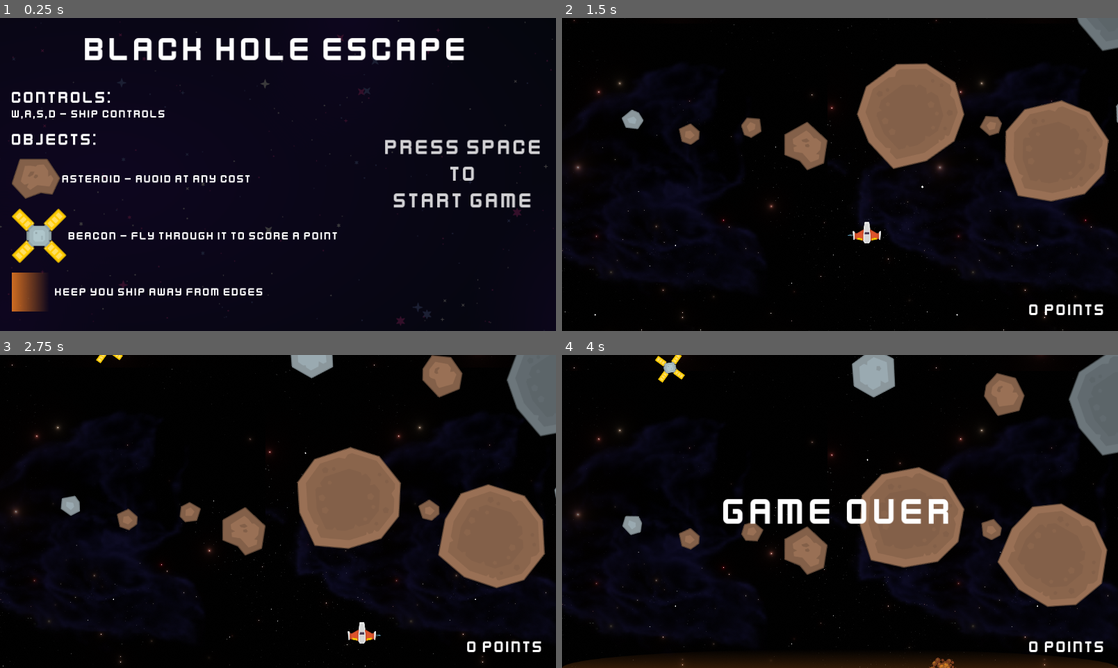
Above: before the commit, frames 1-4 (two rows, left to right).
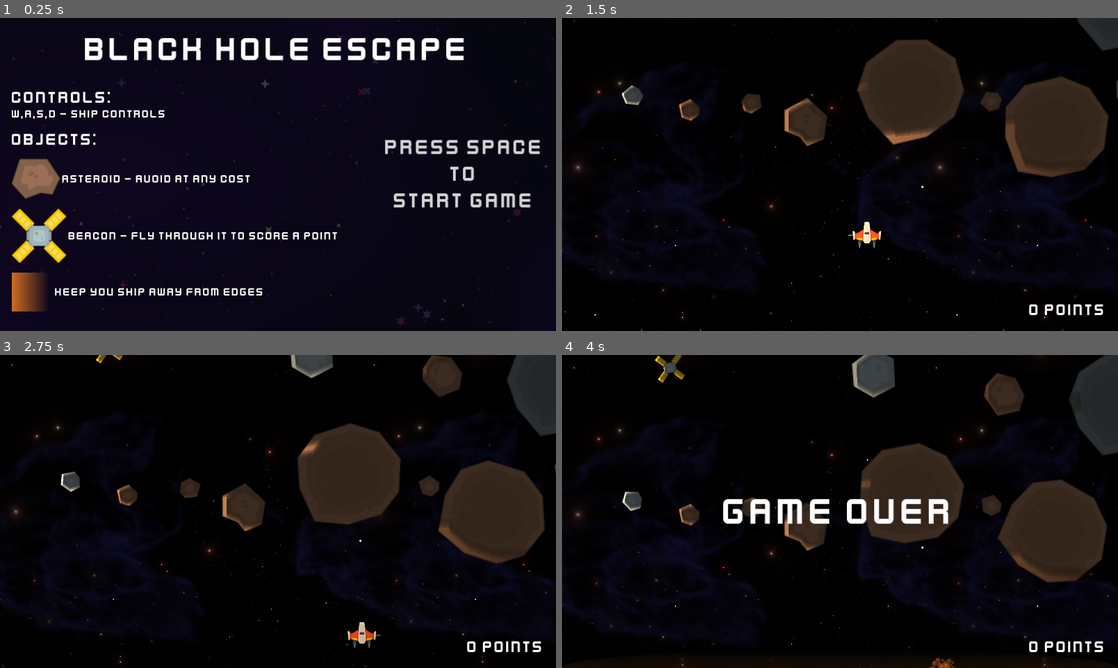
Above: after the commit, the same moments.

Repository: jstasiaczek/black_hole_escape
Game: Godot game, scene res://scenes/main/main.tscn
Two runs of this game, one before a commit and one after it. Both use one fixed random seed, a clock stepped at 60 frames per second and the inputs below.
Inputs:
- Up to frame 1 (0.25 s): no input
- Up to frame 2 (1.5 s): tap Space (action) at 0.5, 0.6, 1.35 s; hold D (right) from 0.53 s (still down); tap W (forward) at 0.77 s
- Up to frame 3 (2.75 s): tap W (forward) at 1.52 s; release D (right) at 2.03 s; hold A (left) from 2.03 s (still down); tap Space (action) at 2.1 s
- Up to frame 4 (4 s): release A (left) at 2.78 s; hold D (right) from 2.78 s (still down); tap Space (action) at 2.85, 3.6 s; tap W (forward) at 3.02, 3.77 s

The runs differ from the first frame. In frame 1, less than 0.1% of the frame differs, in the area x 6-7%, y 68-70%; in frame 2, 16%; in frame 3, 18%; in frame 4, 18%, in the area x 10-100%, y 0-100%.

Commit message:
added lights and shadows

Diff:
--- a/managers/asteroid_cache.gd
+++ b/managers/asteroid_cache.gd
@@ -13,9 +13,7 @@
 
 func _init():
 	var asteroid_files: Array[String] = _get_list()
-	print(asteroid_files)
 	_preload_asteroids(asteroid_files)
-
 
 func get_random_asteroid() -> AsteroidInfo:
 	var index: int = randi_range(0, _asteroids.size()-1)
@@ -23,7 +21,6 @@
 
 func _preload_asteroids(asteroid_files: Array[String]):
 	for asteroid_file_name in asteroid_files:
-		print(ASTEROID_PATH + asteroid_file_name)
 		var image = load(ASTEROID_PATH + asteroid_file_name)
 		var width = image.get_width()
 		var height = image.get_height()
@@ -43,22 +40,9 @@
 func _get_list() -> Array[String]:
 	var list: Array[String] = []
 
-	for i in range(1, 9):
+	for i in range(1, GameManager.ASTEROID_TYPE_COUNT+1):
 		list.append("asteroid_" + str(i) + ".png")
 	return list
-
-func _get_asteroid_list() -> Array[String]:
-	var asteroids: Array[String] = []
-	var dir := DirAccess.open(ASTEROID_PATH)
-	if dir == null:
-		return asteroids
-	dir.list_dir_begin()
-	var file_name = dir.get_next()
-	while file_name != "":
-		if not dir.current_is_dir() and file_name.find('.import') == -1:
-			asteroids.append(file_name)
-		file_name = dir.get_next()
-	return asteroids
 
 func _create_collision_shape(image: Texture) -> Array[PackedVector2Array]:
 	var map = BitMap.new()
--- a/managers/game_manager.gd
+++ b/managers/game_manager.gd
@@ -6,8 +6,12 @@
 const SHIP_BASE_SECONDARY_SPEED: float = 80
 const ASTEROID_COUNT_MIN: int = 4
 const ASTEROID_COUNT_MAX: int = 7
+const ASTEROID_TYPE_COUNT: int = 8
 const BEACON_SCORE_VALUE: int = 1
+const BEACON_WIDTH = 114
 const GRAVITY: float = 80
+
+const SPAWNER_TYPE: int = 1
 
 var mainScene = preload("res://scenes/main/main.tscn")
 var gameScene = preload("res://scenes/game/game.tscn")
--- a/project.godot
+++ b/project.godot
@@ -18,8 +18,8 @@
 [autoload]
 
 SignalManager="*res://managers/signal_manager.gd"
+GameManager="*res://managers/game_manager.gd"
 AsteroidCache="*res://managers/asteroid_cache.gd"
-GameManager="*res://managers/game_manager.gd"
 ScoreManager="*res://managers/score_manager.gd"
 
 [display]
--- a/scenes/asteroids/asteroid.gd
+++ b/scenes/asteroids/asteroid.gd
@@ -1,6 +1,7 @@
 extends Area2D
 
 @onready var sprite_2d = $Sprite2D
+@onready var shadow_container = $shadowContainer
 
 @export var height = 0
 @export var width = 0
@@ -20,6 +21,7 @@
 	sprite_2d.texture = image
 	init_rotation()
 	create_collision_shape()
+	create_light_shape()
 
 	SignalManager.on_ship_destroyed.connect(on_ship_destroyed)
 
@@ -31,6 +33,17 @@
 
 func on_ship_destroyed():
 	set_process(false)
+
+func create_light_shape():
+	for poly in asteroid_info.polygons:
+		var shadow = LightOccluder2D.new()
+		var shadow_polygon = OccluderPolygon2D.new()
+		shadow_polygon.polygon = poly
+		shadow.occluder = shadow_polygon
+		shadow.position -= Vector2(width / 2.0, height/ 2.0)
+		shadow_container.add_child(shadow)
+
+
 
 func create_collision_shape():
 	for poly in asteroid_info.polygons:
--- a/scenes/asteroids/asteroid.tscn
+++ b/scenes/asteroids/asteroid.tscn
@@ -7,4 +7,7 @@
 
 [node name="Sprite2D" type="Sprite2D" parent="."]
 
+[node name="shadowContainer" type="Node2D" parent="."]
+scale = Vector2(0.8, 0.8)
+
 [connection signal="body_entered" from="." to="." method="_on_body_entered"]
--- a/scenes/beacon/beacon.gd
+++ b/scenes/beacon/beacon.gd
@@ -31,7 +31,7 @@
 		already_scored = true
 		on_body_entered_ship(body)
 
-func on_body_entered_ship(body):
+func on_body_entered_ship(_body):
 	ScoreManager.increas_score(GameManager.BEACON_SCORE_VALUE)
 	audio_stream_player.play()
 	sprite_2d.visible = false
--- a/scenes/beacon/beacon.tscn
+++ b/scenes/beacon/beacon.tscn
@@ -1,9 +1,32 @@
-[gd_scene load_steps=37 format=3 uid="uid://c6xps1q4ha4lu"]
+[gd_scene load_steps=42 format=3 uid="uid://c6xps1q4ha4lu"]
 
 [ext_resource type="Script" path="res://scenes/beacon/beacon.gd" id="1_u1dab"]
 [ext_resource type="Texture2D" uid="uid://bj372vctmyivv" path="res://assets/beacon/spaceStation_019.png" id="1_u1iu8"]
 [ext_resource type="Texture2D" uid="uid://c6cq4ckdx1fs2" path="res://assets/beacon/Firework.png" id="3_orb1y"]
 [ext_resource type="AudioStream" uid="uid://c3f4lhghoviiw" path="res://assets/sounds/sfx_zap.ogg" id="4_l37cb"]
+[ext_resource type="Texture2D" uid="uid://cbjxi7hfdfvn" path="res://assets/beacon/light.png" id="5_alnbx"]
+
+[sub_resource type="AtlasTexture" id="AtlasTexture_0rj0s"]
+atlas = ExtResource("1_u1iu8")
+region = Rect2(0, 0, 114, 114)
+
+[sub_resource type="AtlasTexture" id="AtlasTexture_u0nwq"]
+atlas = ExtResource("1_u1iu8")
+region = Rect2(114, 0, 114, 114)
+
+[sub_resource type="SpriteFrames" id="SpriteFrames_yjgaq"]
+animations = [{
+"frames": [{
+"duration": 1.0,
+"texture": SubResource("AtlasTexture_0rj0s")
+}, {
+"duration": 1.0,
+"texture": SubResource("AtlasTexture_u0nwq")
+}],
+"loop": true,
+"name": &"default",
+"speed": 1.0
+}]
 
 [sub_resource type="CircleShape2D" id="CircleShape2D_rswel"]
 radius = 16.0
@@ -226,12 +249,17 @@
 "speed": 40.0
 }]
 
+[sub_resource type="OccluderPolygon2D" id="OccluderPolygon2D_qmthm"]
+polygon = PackedVector2Array(-26, -20, -11, -5, -11, 4, -11, 6, -26, 20, -20, 26, -4, 9, 6, 9, 7, 12, 20, 26, 26, 20, 11, 6, 11, -7, 13, -7, 26, -20, 20, -26, 4, -9, -5, -9, -8, -13, -20, -25, -27, -20)
+
 [node name="Beacon" type="Area2D"]
 script = ExtResource("1_u1dab")
 
-[node name="Sprite2D" type="Sprite2D" parent="."]
+[node name="Sprite2D" type="AnimatedSprite2D" parent="."]
 scale = Vector2(0.5, 0.5)
-texture = ExtResource("1_u1iu8")
+sprite_frames = SubResource("SpriteFrames_yjgaq")
+autoplay = "default"
+frame_progress = 0.0604762
 
 [node name="CollisionShape2D" type="CollisionShape2D" parent="."]
 shape = SubResource("CircleShape2D_rswel")
@@ -246,5 +274,13 @@
 [node name="AudioStreamPlayer" type="AudioStreamPlayer" parent="."]
 stream = ExtResource("4_l37cb")
 
+[node name="LightOccluder2D" type="LightOccluder2D" parent="."]
+occluder = SubResource("OccluderPolygon2D_qmthm")
+
+[node name="PointLight2D" type="PointLight2D" parent="."]
+texture = ExtResource("5_alnbx")
+offset = Vector2(-2.5, -2.5)
+texture_scale = 0.5
+
 [connection signal="body_entered" from="." to="." method="_on_body_entered"]
 [connection signal="animation_finished" from="AnimatedSprite2D" to="." method="_on_animated_sprite_2d_animation_finished"]
--- a/scenes/game/game.gd
+++ b/scenes/game/game.gd
@@ -18,8 +18,8 @@
 	var x_max = spawn_max.position.x
 	width = x_max - x_min
 
-	spawn_asteroids()
-	spawn_asteroids(300)
+	spawn_asteroid_selector()
+	spawn_asteroid_selector(250)
 
 	SignalManager.on_ship_destroyed.connect(on_ship_destroyed)
 
@@ -37,15 +37,48 @@
 func getAsteroidOrBeacon():
 	var asteroid: Node2D
 	var radius: float
-	if randi_range(0, 100) > 80 and beacon_spawned == false:
+	if randi_range(0, 100) > 90 and beacon_spawned == false:
 		beacon_spawned = true
 		asteroid = beaconScene.instantiate()
-		radius = 114
+		radius = GameManager.BEACON_WIDTH / 2.0
 	else:
 		asteroid =asteroidScene.instantiate()
 		radius = getAsteroidRadius(asteroid)
 
 	return [asteroid, radius]
+
+func spawn_friend_asteroid(radius: float, asteroid: Node2D):
+	if radius < 30 and randi_range(0, 100) > 80:
+		return
+	var clone = asteroid.duplicate()
+	clone.position.y -= 50
+	asteroid_container.add_child(clone)
+
+func spawn_asteroid_selector(offset: int = 0):
+	if GameManager.SPAWNER_TYPE == 1:
+		spawn_asteroids(offset)
+	elif GameManager.SPAWNER_TYPE == 2:
+		spawn_asteroids2(offset)
+
+
+func spawn_asteroids2(offset: int = 0):
+	var last_free: float = -100
+	beacon_spawned = false
+	var is_space_left: bool = true
+	var i: int = 0
+	while is_space_left:
+		var result = getAsteroidOrBeacon()
+		var asteroid: Node2D = result[0]
+		var radius: float = result[1]
+		asteroid.position = Vector2(
+			last_free + radius + randf_range(50, 80.0),
+			-150+ offset + randf_range(-50.0, 50.0)
+			)
+		last_free = asteroid.position.x + radius
+		asteroid_container.add_child(asteroid)
+		if (asteroid.position.x + radius) >= width:
+			is_space_left = false
+		i += 1
 
 func spawn_asteroids(offset: int = 0):
 	var count: int = randi_range(GameManager.ASTEROID_COUNT_MIN, GameManager.ASTEROID_COUNT_MAX+1)
@@ -66,7 +99,7 @@
 			prev_radius = radius
 
 func _on_timer_timeout():
-	spawn_asteroids()
+	spawn_asteroid_selector()
 
 func _on_game_over_timer_timeout():
 	GameManager.load_game_over_scene()
--- a/scenes/game/game.tscn
+++ b/scenes/game/game.tscn
@@ -6,6 +6,15 @@
 [ext_resource type="PackedScene" uid="uid://d4ag1lmefwxg1" path="res://scenes/barrier/barrier.tscn" id="4_dbfj6"]
 [ext_resource type="PackedScene" uid="uid://b7g7uc0lioeqa" path="res://scenes/danger_zone/danger_zone.tscn" id="4_vyy1c"]
 [ext_resource type="PackedScene" uid="uid://bdqt0jtv8gjil" path="res://scenes/hud/hud.tscn" id="6_vypjj"]
+
+[sub_resource type="Gradient" id="Gradient_q1qvg"]
+offsets = PackedFloat32Array(0, 0.714286, 1)
+colors = PackedColorArray(1, 1, 1, 1, 0.0454546, 0.0454546, 0.0454546, 1, 0, 0, 0, 1)
+
+[sub_resource type="GradientTexture2D" id="GradientTexture2D_oyyta"]
+gradient = SubResource("Gradient_q1qvg")
+fill = 1
+fill_from = Vector2(0.5, 0.5)
 
 [node name="Game" type="Node2D"]
 script = ExtResource("1_56vci")
@@ -50,17 +59,21 @@
 scale = Vector2(0.02, 34)
 
 [node name="dangerZone" parent="Walls" instance=ExtResource("4_vyy1c")]
+z_index = 2
 
 [node name="dangerZone2" parent="Walls" instance=ExtResource("4_vyy1c")]
+z_index = 2
 position = Vector2(1152, 648)
 rotation = -3.14159
 
 [node name="dangerZoneWall" parent="Walls" instance=ExtResource("4_vyy1c")]
+z_index = 2
 position = Vector2(-1.81899e-12, 647)
 rotation = -1.5708
 scale = Vector2(0.561, 1)
 
 [node name="dangerZoneWall2" parent="Walls" instance=ExtResource("4_vyy1c")]
+z_index = 2
 position = Vector2(1152, 0)
 rotation = 1.5708
 scale = Vector2(0.561, 1)
@@ -72,8 +85,25 @@
 size_flags_vertical = 8
 
 [node name="gameOverTimer" type="Timer" parent="."]
-wait_time = 2.0
+wait_time = 2.1
 one_shot = true
+
+[node name="CanvasModulate" type="CanvasModulate" parent="."]
+z_index = 1
+color = Color(0.505882, 0.505882, 0.505882, 1)
+
+[node name="Sun" type="PointLight2D" parent="."]
+position = Vector2(-365, 380)
+color = Color(1, 0.890196, 0.741176, 1)
+energy = 3.0
+blend_mode = 2
+range_z_max = 1
+shadow_enabled = true
+shadow_color = Color(0, 0, 0, 0.235294)
+shadow_filter = 1
+texture = SubResource("GradientTexture2D_oyyta")
+texture_scale = 50.0
+height = 50.0
 
 [connection signal="timeout" from="Timer" to="." method="_on_timer_timeout"]
 [connection signal="timeout" from="gameOverTimer" to="." method="_on_game_over_timer_timeout"]
--- a/scenes/game_over/game_over.gd
+++ b/scenes/game_over/game_over.gd
@@ -7,6 +7,6 @@
 	points.text = str(ScoreManager.get_score())+" points"
 	high_points.text = "High Score\n"+str(ScoreManager.get_score())+" points"
 
-func _process(delta):
+func _process(_delta):
 	if Input.is_action_just_pressed("action"):
 		GameManager.load_game_scene()
--- a/scenes/main/main.gd
+++ b/scenes/main/main.gd
@@ -1,5 +1,5 @@
 extends Control
 
-func _process(delta):
+func _process(_delta):
 	if Input.is_action_just_pressed("action"):
 		GameManager.load_game_scene()
--- a/scenes/main/main.tscn
+++ b/scenes/main/main.tscn
@@ -97,7 +97,7 @@
 
 [img]res://assets/meteors/asteroid_1.png[/img] [font_size=24]Asteroid - avoid at any cost[/font_size]
 
-[img]res://assets/beacon/spaceStation_019.png[/img] [font_size=24]Beacon - fly through it to score a point[/font_size]
+[img]res://assets/beacon/spaceStation_019_main.png[/img] [font_size=24]Beacon - fly through it to score a point[/font_size]
 
 [img height=80]res://assets/danger/danger_zone.png[/img] [font_size=24] Keep you ship away from edges[/font_size]
 [/font]"
--- a/scenes/ship/ship.gd
+++ b/scenes/ship/ship.gd
@@ -8,6 +8,8 @@
 @onready var destroy = $destroy
 @onready var thruster_audio = $ThrusterAudio
 @onready var boom_player = $BoomPlayer
+@onready var engine_1 = $engine1
+@onready var engine_2 = $engine2
 
 var died: bool = false
 var button_pressed_count: int = 0
@@ -67,5 +69,7 @@
 	died = true
 	set_physics_process(false)
 	reset_thrusters()
+	engine_1.hide()
+	engine_2.hide()
 	thruster_audio.stop()
 	destroy.play("default")
--- a/scenes/ship/ship.tscn
+++ b/scenes/ship/ship.tscn
@@ -117,6 +117,15 @@
 "speed": 5.0
 }]
 
+[sub_resource type="Gradient" id="Gradient_hpyqp"]
+offsets = PackedFloat32Array(0, 0.707792)
+colors = PackedColorArray(1, 1, 1, 1, 0, 0, 0, 1)
+
+[sub_resource type="GradientTexture2D" id="GradientTexture2D_drav0"]
+gradient = SubResource("Gradient_hpyqp")
+fill = 1
+fill_from = Vector2(0.5, 0.486239)
+
 [node name="Ship" type="CharacterBody2D" groups=["ship"]]
 scale = Vector2(0.6, 0.6)
 script = ExtResource("1_u2t6m")
@@ -126,6 +135,19 @@
 
 [node name="thrusterForward" type="AnimatedSprite2D" parent="."]
 position = Vector2(0, 48.3333)
+scale = Vector2(0.8, 0.8)
+sprite_frames = SubResource("SpriteFrames_l4n8m")
+autoplay = "default"
+frame_progress = 0.781914
+
+[node name="engine1" type="AnimatedSprite2D" parent="."]
+position = Vector2(25, 37)
+sprite_frames = SubResource("SpriteFrames_l4n8m")
+autoplay = "default"
+frame_progress = 0.781914
+
+[node name="engine2" type="AnimatedSprite2D" parent="."]
+position = Vector2(-25, 37)
 sprite_frames = SubResource("SpriteFrames_l4n8m")
 autoplay = "default"
 frame_progress = 0.781914
@@ -155,6 +177,7 @@
 frame_progress = 0.0197355
 
 [node name="destroy" type="AnimatedSprite2D" parent="."]
+visible = false
 scale = Vector2(1.2, 1.2)
 sprite_frames = SubResource("SpriteFrames_gvuuv")
 frame = 1
@@ -162,6 +185,7 @@
 speed_scale = 1.4
 
 [node name="CollisionPolygon2D" type="CollisionPolygon2D" parent="."]
+visible = false
 polygon = PackedVector2Array(7.5, -33.1, 7.5, -28.9, 11.2, -10.5, 12.1, -10.5, 33.1, 2.5, 35.2, 2.5, 44.5, 1.2, 44.5, 4 …(249 unchanged characters)…
 
 [node name="ThrusterAudio" type="AudioStreamPlayer" parent="."]
@@ -171,3 +195,8 @@
 
 [node name="BoomPlayer" type="AudioStreamPlayer" parent="."]
 stream = ExtResource("7_gfd7o")
+
+[node name="PointLight2D" type="PointLight2D" parent="."]
+visible = false
+energy = 0.5
+texture = SubResource("GradientTexture2D_drav0")
Binary file added: assets/beacon/light.png
Not shown, added: assets/beacon/light.png.import
Binary file changed: assets/beacon/spaceStation_019.png
Binary file added: assets/beacon/spaceStation_019_main.png
Not shown, added: assets/beacon/spaceStation_019_main.png.import
Not shown: 1 places in scenes/game/game.tscn that only renumber resources
Not shown: 1 places in scenes/ship/ship.tscn that only renumber resources
Not shown, changed: html_release/index.pck
